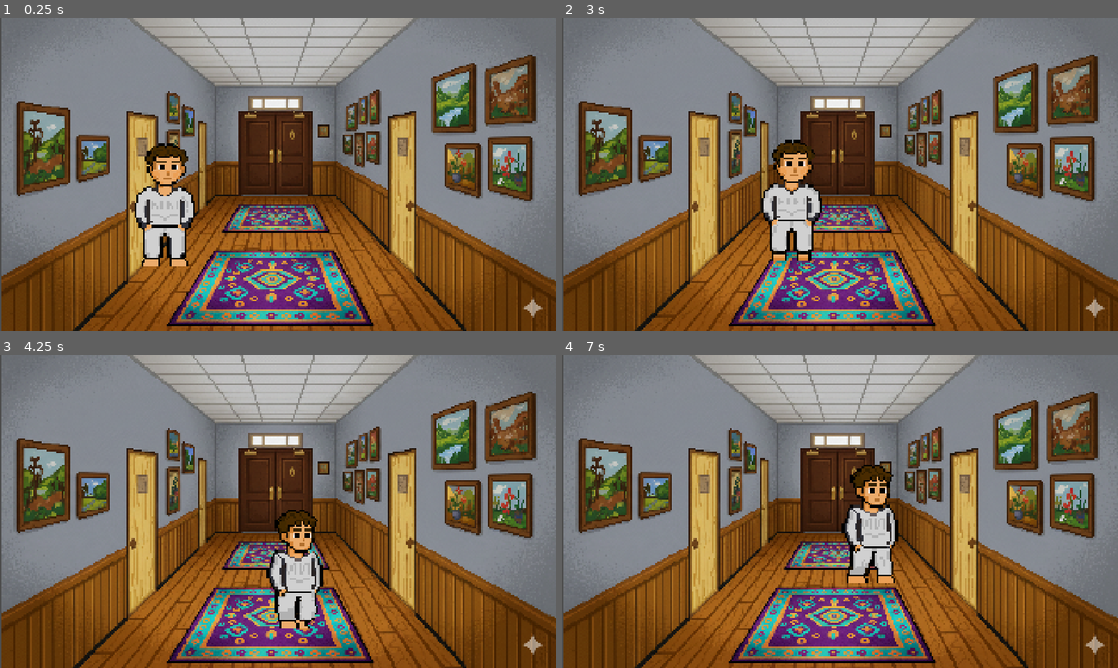
Above: before the commit, frames 1-4 (two rows, left to right).
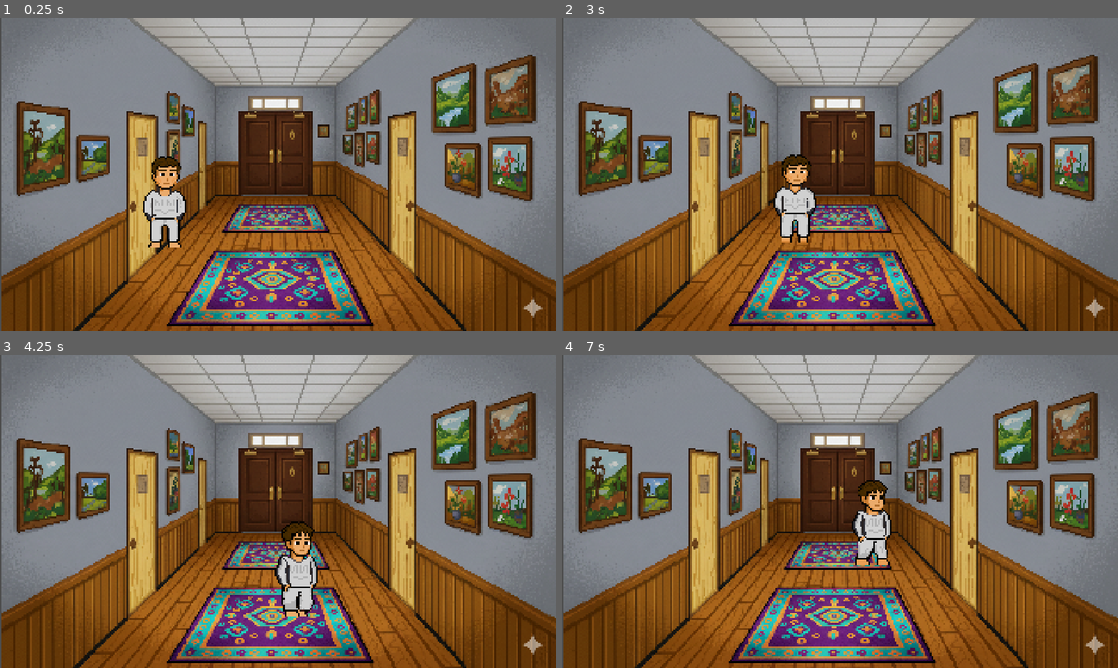
Above: after the commit, the same moments.

Repository: jacclelol/CodeBreaker-v.-2
Game: Godot game, scene res://scenes/chodba.tscn
Two runs of this game, one before a commit and one after it. Both use one fixed random seed, a clock stepped at 60 frames per second and the inputs below. This scene is started directly instead of the project's main scene. The engine's default icon, where the game draws it, is replaced by a stand-in: a white triangle on a blue panel in a dark square.
Inputs (mouse positions are in pixels of both pictures, inside the frame that each line leads up to):
- Up to frame 1 (0.25 s): no input
- Up to frame 2 (3 s): move the mouse to (962, 187) at 0.52 s; press the mouse at (962, 187) at 0.53 s; move the mouse to (840, 149) at 1.27 s; release the mouse at (840, 149) at 1.28 s; tap E (open_inv) at 1.35, 2.85 s; click (840, 149) at 1.42 s; tap Enter at 2 s; move the mouse to (895, 105) at 2.02 s; press the mouse at (895, 105) at 2.03 s; tap Space at 2.75 s; move the mouse to (812, 237) at 2.77 s; release the mouse at (812, 237) at 2.78 s; click (812, 237) at 2.92 s
- Up to frame 3 (4.25 s): move the mouse to (444, 558) at 3.52 s; press the mouse at (444, 558) at 3.53 s
- Up to frame 4 (7 s): move the mouse to (673, 464) at 4.27 s; release the mouse at (673, 464) at 4.28 s; tap E (open_inv) at 4.35, 5.85 s; click (673, 464) at 4.42 s; tap Enter at 5 s; move the mouse to (867, 511) at 5.02 s; press the mouse at (867, 511) at 5.03 s; tap Space at 5.75 s; move the mouse to (756, 433) at 5.77 s; release the mouse at (756, 433) at 5.78 s; click (756, 433) at 5.92 s; move the mouse to (962, 495) at 6.52 s; press the mouse at (962, 495) at 6.53 s

The runs differ from the first frame. In frame 1, 2.3% of the frame differs, in the area x 24-35%, y 40-80%; in frame 2, 2.2%; in frame 3, 1.9%; in frame 4, 2.2%.

Commit message:
Upravy, spouuusta novinek fakt

Diff:
--- /dev/null
+++ b/PlayerData.gd
@@ -0,0 +1,7 @@
+extends Node
+
+var clothes = "pyjamas"
+var maobleceni = false
+var ma_klic: bool = false
+var inventar: Array = []
+# var velikost_postavy: Vector2 = ... (pokud by sis chtěl pamatovat i to zmenšování)
--- a/player/player.gd
+++ b/player/player.gd
@@ -7,13 +7,12 @@
 var is_moving = false
 var is_changing = false
 var pending_action: Callable = Callable()
-var clothes = "pyjamas"
 var is_clothed = false
 var interaction_distance: float = 60.0
 
 func _ready() -> void:
 	destination = position
-	anim_sprite.play(clothes + "_idle")
+	anim_sprite.play(PlayerData.clothes + "_idle")
 	if not anim_sprite.animation_finished.is_connected(_on_animation_finished):
 		anim_sprite.animation_finished.connect(_on_animation_finished)
 
@@ -56,7 +55,7 @@
 	velocity = Vector2.ZERO
 	is_moving = false
 
-	anim_sprite.play(clothes + "_idle")
+	anim_sprite.play(PlayerData.clothes + "_idle")
 	if success and pending_action.is_valid():
 		pending_action.call()
 	pending_action = Callable()
@@ -70,15 +69,15 @@
 
 	if abs(dir.x) > abs(dir.y):
 		if dir.x > 0:
-			dir_name = clothes + "_right"
+			dir_name = PlayerData.clothes + "_right"
 		else:
-			dir_name = clothes + "_left"
+			dir_name = PlayerData.clothes + "_left"
 	else:
 		# Jinak jdeme nahoru nebo dolů
 		if dir.y > 0:
-			dir_name = clothes + "_down"
+			dir_name = PlayerData.clothes + "_down"
 		else:
-			dir_name = clothes + "_up"
+			dir_name = PlayerData.clothes + "_up"
 
 	anim_sprite.play(dir_name)
 
@@ -99,9 +98,11 @@
 		anim_sprite.play("clothes_reveal")
 	elif anim_sprite.animation == "clothes_reveal":
 		is_changing = false
-		clothes = "normal"
+		PlayerData.clothes = "normal"
 		is_clothed = true
-		anim_sprite.play(clothes + "_idle")
+		anim_sprite.play(PlayerData.clothes + "_idle")
+	if is_clothed:
+		PlayerData.maobleceni = true
 
 func show_dialog(text, time):
 	Dialog.text = text
--- a/player/player.tscn
+++ b/player/player.tscn
@@ -799,10 +799,6 @@
 "speed": 5.0
 }]
 
-[sub_resource type="CapsuleShape2D" id="CapsuleShape2D_4flbx"]
-radius = 18.75
-height = 83.5
-
 [sub_resource type="LabelSettings" id="LabelSettings_dw050"]
 font = ExtResource("13_urp6f")
 font_size = 25
@@ -814,6 +810,7 @@
 
 [node name="Player" type="CharacterBody2D" unique_id=2126841024 groups=["player"]]
 texture_filter = 1
+position = Vector2(1, -79)
 script = ExtResource("1_onrkg")
 speed = 250.0
 
@@ -823,12 +820,6 @@
 sprite_frames = SubResource("SpriteFrames_2hs0m")
 animation = &"normal_right"
 frame_progress = 0.18287212
-
-[node name="CollisionShape2D" type="CollisionShape2D" parent="." unique_id=1484648158]
-position = Vector2(-0.5, 16.5)
-scale = Vector2(2, 2)
-shape = SubResource("CapsuleShape2D_4flbx")
-disabled = true
 
 [node name="Camera2D" type="Camera2D" parent="." unique_id=1787073592]
 limit_left = 0
@@ -843,6 +834,7 @@
 anchors_preset = 0
 offset_right = 40.0
 offset_bottom = 40.0
+metadata/_edit_use_anchors_ = true
 
 [node name="Label" type="Label" parent="Dialog" unique_id=445384841]
 texture_filter = 1
--- a/project.godot
+++ b/project.godot
@@ -16,7 +16,7 @@
 
 config/name="CodeBreaker v2"
 run/main_scene="uid://bec4d1tjk2g2q"
-config/features=PackedStringArray("4.5", "Forward Plus")
+config/features=PackedStringArray("4.6", "Forward Plus")
 config/icon="res://icon.svg"
 
 [autoload]
@@ -25,6 +25,7 @@
 Inventory="*res://player/Inventory/inventory.tscn"
 GlobalItems="*res://player/Inventory/GlobalItems.gd"
 SceneManager="*res://SceneManager.gd"
+PlayerData="*uid://t6s48owywk73"
 
 [display]
 
--- a/scenes/chodba.tscn
+++ b/scenes/chodba.tscn
@@ -1,9 +1,10 @@
-[gd_scene load_steps=9 format=3 uid="uid://wmggbdwbqa28"]
+[gd_scene format=3 uid="uid://wmggbdwbqa28"]
 
 [ext_resource type="Script" uid="uid://tmomr4acaw5w" path="res://scenes/1/main_scene.gd" id="1_efo6h"]
 [ext_resource type="PackedScene" uid="uid://bf8ctexfk0mg4" path="res://player/player.tscn" id="2_jdeig"]
 [ext_resource type="Texture2D" uid="uid://ca05n6gvcdbv7" path="res://assets/sprites/backgrounds/chodba.png" id="2_q55uh"]
 [ext_resource type="PackedScene" uid="uid://cn621y7agcojn" path="res://scenes/objects/door/door.tscn" id="3_q55uh"]
+[ext_resource type="Script" uid="uid://cqpux3fq4b55w" path="res://scenes/zona.gd" id="5_q55uh"]
 
 [sub_resource type="WorldBoundaryShape2D" id="WorldBoundaryShape2D_gyfs4"]
 normal = Vector2(-0.00035735828, -0.9999999)
@@ -21,45 +22,71 @@
 normal = Vector2(-0.6236804, 0.78167945)
 distance = 39.801968
 
-[node name="Node2D" type="Node2D"]
+[sub_resource type="RectangleShape2D" id="RectangleShape2D_q55uh"]
+size = Vector2(739.623, 122.699)
+
+[node name="Node2D" type="Node2D" unique_id=934574823]
 script = ExtResource("1_efo6h")
 
-[node name="Background" type="Sprite2D" parent="."]
+[node name="Background" type="Sprite2D" parent="." unique_id=1156283070]
 position = Vector2(962.75006, 533)
 scale = Vector2(1.4244791, 1.4244791)
 texture = ExtResource("2_q55uh")
 
-[node name="Player" parent="." instance=ExtResource("2_jdeig")]
+[node name="Player" parent="." unique_id=1240927427 instance=ExtResource("2_jdeig")]
 z_index = 1
 position = Vector2(571.00006, 612)
 scale = Vector2(2.67, 2.67)
 
-[node name="borders" type="StaticBody2D" parent="."]
+[node name="borders" type="StaticBody2D" parent="." unique_id=937762760]
 position = Vector2(-25, -10)
 
-[node name="CollisionShape2D" type="CollisionShape2D" parent="borders"]
+[node name="CollisionShape2D" type="CollisionShape2D" parent="borders" unique_id=197893292]
 position = Vector2(981, 501)
 rotation = -3.138214
 shape = SubResource("WorldBoundaryShape2D_gyfs4")
 
-[node name="CollisionShape2D2" type="CollisionShape2D" parent="borders"]
+[node name="CollisionShape2D2" type="CollisionShape2D" parent="borders" unique_id=2108917012]
 position = Vector2(980, 1167)
 shape = SubResource("WorldBoundaryShape2D_d5x1h")
 
-[node name="CollisionShape2D3" type="CollisionShape2D" parent="borders"]
+[node name="CollisionShape2D3" type="CollisionShape2D" parent="borders" unique_id=1153958344]
 position = Vector2(156, 940)
 shape = SubResource("WorldBoundaryShape2D_8mm7a")
 
-[node name="CollisionShape2D4" type="CollisionShape2D" parent="borders"]
+[node name="CollisionShape2D4" type="CollisionShape2D" parent="borders" unique_id=1767169890]
 position = Vector2(1822, 1027)
 shape = SubResource("WorldBoundaryShape2D_hq1ik")
 
-[node name="Door" parent="." instance=ExtResource("3_q55uh")]
+[node name="Door" parent="." unique_id=1963259980 instance=ExtResource("3_q55uh")]
 position = Vector2(1342, 427)
 scale = Vector2(2.8799987, 4.3199997)
 target_scene_path = "res://scenes/kuchyn.tscn"
 
-[node name="Door2" parent="." instance=ExtResource("3_q55uh")]
+[node name="Door2" parent="." unique_id=186210289 instance=ExtResource("3_q55uh")]
 position = Vector2(878.00006, 323.99997)
 scale = Vector2(5.4283314, 3.5836883)
 target_scene_path = "uid://bjlb2smr3jmkn"
+
+[node name="Zona" type="Area2D" parent="." unique_id=350883714 node_paths=PackedStringArray("blizko", "daleko")]
+position = Vector2(929, 684)
+script = ExtResource("5_q55uh")
+blizko = NodePath("blizko")
+daleko = NodePath("daleko")
+max_velikost = Vector2(2.6, 2.6)
+min_velikost = Vector2(1.25, 1.25)
+
+[node name="blizko" type="Marker2D" parent="Zona" unique_id=1378505001]
+position = Vector2(24, 386)
+
+[node name="daleko" type="Marker2D" parent="Zona" unique_id=1749569863]
+position = Vector2(36, -665)
+
+[node name="CollisionShape2D" type="CollisionShape2D" parent="Zona" unique_id=815010656]
+position = Vector2(32.99994, -146)
+rotation = -3.1415925
+scale = Vector2(2.6094375, 8.802029)
+shape = SubResource("RectangleShape2D_q55uh")
+
+[connection signal="body_entered" from="Zona" to="Zona" method="_on_body_entered"]
+[connection signal="body_exited" from="Zona" to="Zona" method="_on_body_exited"]
--- a/scenes/objects/door/door.gd
+++ b/scenes/objects/door/door.gd
@@ -14,6 +14,12 @@
 		var player = get_tree().get_first_node_in_group("player")
 
 		if player:
-			player.move_and_interact(global_position, Callable(self, "change_scene_action"))
+			if PlayerData.maobleceni:
+				player.move_and_interact(global_position, Callable(self, "change_scene_action"))
+			else:
+				var dialog_akce = Callable(player, "show_dialog").bind("Nemám oblečení!", 2)
+				player.move_and_interact(global_position, dialog_akce)
+
+
 		else:
 			print("Chyba: Hráč nebyl nalezen ve skupině 'Player'")
--- a/scenes/objects/door/door.tscn
+++ b/scenes/objects/door/door.tscn
@@ -1,14 +1,15 @@
-[gd_scene load_steps=3 format=3 uid="uid://cn621y7agcojn"]
+[gd_scene format=3 uid="uid://cn621y7agcojn"]
 
 [ext_resource type="Script" uid="uid://4r4luume5syx" path="res://scenes/objects/door/door.gd" id="1_ba8gm"]
 
 [sub_resource type="RectangleShape2D" id="RectangleShape2D_hun61"]
 size = Vector2(47, 94)
 
-[node name="Door" type="Area2D"]
+[node name="Door" type="Area2D" unique_id=1080213305]
 script = ExtResource("1_ba8gm")
+target_scene_path = null
 
-[node name="CollisionShape2D" type="CollisionShape2D" parent="."]
+[node name="CollisionShape2D" type="CollisionShape2D" parent="." unique_id=1702926490]
 position = Vector2(13.5, 37)
 shape = SubResource("RectangleShape2D_hun61")
 
--- a/scenes/pred-skolou.tscn
+++ b/scenes/pred-skolou.tscn
@@ -21,40 +21,40 @@
 normal = Vector2(-0.6236804, 0.78167945)
 distance = 39.801968
 
-[node name="Node2D" type="Node2D"]
+[node name="Node2D" type="Node2D" unique_id=311498427]
 script = ExtResource("1_uh1yj")
 
-[node name="Player" parent="." instance=ExtResource("3_1pcc7")]
+[node name="Player" parent="." unique_id=2134664409 instance=ExtResource("3_1pcc7")]
 z_index = 1
 position = Vector2(1677, 819.00006)
 scale = Vector2(2.67, 2.67)
 
-[node name="borders" type="StaticBody2D" parent="."]
+[node name="borders" type="StaticBody2D" parent="." unique_id=2122038326]
 position = Vector2(-25, -10)
 
-[node name="CollisionShape2D" type="CollisionShape2D" parent="borders"]
-position = Vector2(981, 501)
+[node name="CollisionShape2D" type="CollisionShape2D" parent="borders" unique_id=268492090]
+position = Vector2(1067, 758)
 rotation = -3.138214
 shape = SubResource("WorldBoundaryShape2D_gyfs4")
 
-[node name="CollisionShape2D2" type="CollisionShape2D" parent="borders"]
+[node name="CollisionShape2D2" type="CollisionShape2D" parent="borders" unique_id=1106163421]
 position = Vector2(980, 1167)
 shape = SubResource("WorldBoundaryShape2D_d5x1h")
 
-[node name="CollisionShape2D3" type="CollisionShape2D" parent="borders"]
+[node name="CollisionShape2D3" type="CollisionShape2D" parent="borders" unique_id=1288590578]
 position = Vector2(156, 940)
 shape = SubResource("WorldBoundaryShape2D_8mm7a")
 
-[node name="CollisionShape2D4" type="CollisionShape2D" parent="borders"]
+[node name="CollisionShape2D4" type="CollisionShape2D" parent="borders" unique_id=1962767439]
 position = Vector2(1822, 1027)
 shape = SubResource("WorldBoundaryShape2D_hq1ik")
 
-[node name="Door" parent="." instance=ExtResource("4_n4wxq")]
+[node name="Door" parent="." unique_id=1741418424 instance=ExtResource("4_n4wxq")]
 position = Vector2(923, 482)
 scale = Vector2(7.280001, 4.68)
 target_scene_path = "uid://d04omfqym3rlv"
 
-[node name="GeminiGeneratedImageHwgvn2Hwgvn2Hwgv" type="Sprite2D" parent="."]
+[node name="GeminiGeneratedImageHwgvn2Hwgvn2Hwgv" type="Sprite2D" parent="." unique_id=761767833]
 z_index = -1
 position = Vector2(1029, 531)
 scale = Vector2(1.4941521, 1.3788265)
--- a/scenes/skola-chodba.tscn
+++ b/scenes/skola-chodba.tscn
@@ -1,78 +1,84 @@
-[gd_scene load_steps=9 format=3 uid="uid://d04omfqym3rlv"]
+[gd_scene format=3 uid="uid://d04omfqym3rlv"]
 
 [ext_resource type="Script" uid="uid://tmomr4acaw5w" path="res://scenes/1/main_scene.gd" id="1_qyc43"]
 [ext_resource type="PackedScene" uid="uid://bf8ctexfk0mg4" path="res://player/player.tscn" id="2_4ydxl"]
 [ext_resource type="PackedScene" uid="uid://cn621y7agcojn" path="res://scenes/objects/door/door.tscn" id="3_p8671"]
 [ext_resource type="Texture2D" uid="uid://cn315cjufv7kr" path="res://scenes/Gemini_Generated_Image_hgp5f6hgp5f6hgp5.png" id="4_qyc43"]
-
-[sub_resource type="WorldBoundaryShape2D" id="WorldBoundaryShape2D_gyfs4"]
-normal = Vector2(-0.00035735828, -0.9999999)
-distance = 77.9657
-
-[sub_resource type="WorldBoundaryShape2D" id="WorldBoundaryShape2D_d5x1h"]
-normal = Vector2(0.00523553, -0.99998623)
-distance = 94.11372
-
-[sub_resource type="WorldBoundaryShape2D" id="WorldBoundaryShape2D_8mm7a"]
-normal = Vector2(0.6129971, 0.79008514)
-distance = 124.32381
+[ext_resource type="Script" uid="uid://cqpux3fq4b55w" path="res://scenes/zona.gd" id="5_4ydxl"]
 
 [sub_resource type="WorldBoundaryShape2D" id="WorldBoundaryShape2D_hq1ik"]
 normal = Vector2(-0.6236804, 0.78167945)
 distance = 39.801968
 
-[node name="Node2D" type="Node2D"]
+[sub_resource type="RectangleShape2D" id="RectangleShape2D_p8671"]
+size = Vector2(739.623, 122.699)
+
+[node name="Node2D" type="Node2D" unique_id=1707136307]
 script = ExtResource("1_qyc43")
 
-[node name="Player" parent="." instance=ExtResource("2_4ydxl")]
+[node name="Player" parent="." unique_id=722477823 instance=ExtResource("2_4ydxl")]
 z_index = 1
 position = Vector2(1009.0001, 811.00006)
 scale = Vector2(2.67, 2.67)
 
-[node name="borders" type="StaticBody2D" parent="."]
-position = Vector2(-25, -10)
+[node name="borders" type="StaticBody2D" parent="." unique_id=1164854816]
+position = Vector2(-29, 37)
 
-[node name="CollisionShape2D" type="CollisionShape2D" parent="borders"]
-position = Vector2(981, 501)
-rotation = -3.138214
-shape = SubResource("WorldBoundaryShape2D_gyfs4")
-
-[node name="CollisionShape2D2" type="CollisionShape2D" parent="borders"]
-position = Vector2(980, 1167)
-shape = SubResource("WorldBoundaryShape2D_d5x1h")
-
-[node name="CollisionShape2D3" type="CollisionShape2D" parent="borders"]
-position = Vector2(156, 940)
-shape = SubResource("WorldBoundaryShape2D_8mm7a")
-
-[node name="CollisionShape2D4" type="CollisionShape2D" parent="borders"]
-position = Vector2(1822, 1027)
+[node name="CollisionShape2D4" type="CollisionShape2D" parent="borders" unique_id=1944173387]
+position = Vector2(413.00003, 647)
+rotation = -1.0129061
 shape = SubResource("WorldBoundaryShape2D_hq1ik")
 
-[node name="Door" parent="." instance=ExtResource("3_p8671")]
+[node name="CollisionPolygon2D" type="CollisionPolygon2D" parent="borders" unique_id=547352682]
+polygon = PackedVector2Array(1150, 61, 1122, 747, 2100, 863, 2093, -14)
+
+[node name="Door" parent="." unique_id=1503405220 instance=ExtResource("3_p8671")]
 position = Vector2(-43.000023, 421.00003)
 rotation = -0.26637846
 scale = Vector2(4.1850324, 5.081312)
 target_scene_path = "uid://dgdql335cmjhg"
 
-[node name="Door2" parent="." instance=ExtResource("3_p8671")]
+[node name="Door2" parent="." unique_id=1674907860 instance=ExtResource("3_p8671")]
 position = Vector2(888, 334)
 scale = Vector2(6.0800014, 3.2799997)
 target_scene_path = "uid://b4gyr3yx5lww2"
 
-[node name="Door3" parent="." instance=ExtResource("3_p8671")]
+[node name="Door3" parent="." unique_id=1690190886 instance=ExtResource("3_p8671")]
 position = Vector2(687, 362)
 scale = Vector2(1.7600012, 3.2799997)
 target_scene_path = "uid://ce5gc3ys2qx4p"
 
-[node name="Door4" parent="." instance=ExtResource("3_p8671")]
-position = Vector2(1425.0001, 855)
+[node name="Door4" parent="." unique_id=318968505 instance=ExtResource("3_p8671")]
+position = Vector2(1614.0002, 756)
 rotation = 0.10258657
 scale = Vector2(7.8400035, 3.2799997)
 target_scene_path = "uid://orrqkoum3p25"
 
-[node name="GeminiGeneratedImageHgp5f6Hgp5f6Hgp5" type="Sprite2D" parent="."]
+[node name="GeminiGeneratedImageHgp5f6Hgp5f6Hgp5" type="Sprite2D" parent="." unique_id=1391399530]
 z_index = -1
 position = Vector2(1037.0001, 553)
 scale = Vector2(1.5091242, 1.3692602)
 texture = ExtResource("4_qyc43")
+
+[node name="Zona" type="Area2D" parent="." unique_id=1747636641 node_paths=PackedStringArray("blizko", "daleko")]
+position = Vector2(929, 684)
+script = ExtResource("5_4ydxl")
+blizko = NodePath("blizko")
+daleko = NodePath("daleko")
+max_velikost = Vector2(3, 3)
+min_velikost = Vector2(0.7, 0.7)
+
+[node name="blizko" type="Marker2D" parent="Zona" unique_id=1586743788]
+position = Vector2(24, 386)
+
+[node name="daleko" type="Marker2D" parent="Zona" unique_id=1229925883]
+position = Vector2(36, -665)
+
+[node name="CollisionShape2D" type="CollisionShape2D" parent="Zona" unique_id=1303556462]
+position = Vector2(32.99994, -146)
+rotation = -3.1415925
+scale = Vector2(2.6094375, 8.802029)
+shape = SubResource("RectangleShape2D_p8671")
+
+[connection signal="body_entered" from="Zona" to="Zona" method="_on_body_entered"]
+[connection signal="body_exited" from="Zona" to="Zona" method="_on_body_exited"]
--- a/scenes/ucebna.tscn
+++ b/scenes/ucebna.tscn
@@ -21,41 +21,41 @@
 normal = Vector2(-0.6236804, 0.78167945)
 distance = 39.801968
 
-[node name="Node2D" type="Node2D"]
+[node name="Node2D" type="Node2D" unique_id=1129991060]
 script = ExtResource("1_2lltc")
 
-[node name="Player" parent="." instance=ExtResource("2_n46os")]
+[node name="Player" parent="." unique_id=1991805394 instance=ExtResource("2_n46os")]
 z_index = 1
 position = Vector2(1198, 629)
 scale = Vector2(2.67, 2.67)
 
-[node name="borders" type="StaticBody2D" parent="."]
+[node name="borders" type="StaticBody2D" parent="." unique_id=1812979043]
 position = Vector2(-25, -10)
 
-[node name="CollisionShape2D" type="CollisionShape2D" parent="borders"]
+[node name="CollisionShape2D" type="CollisionShape2D" parent="borders" unique_id=895297587]
 position = Vector2(981, 501)
 rotation = -3.138214
 shape = SubResource("WorldBoundaryShape2D_gyfs4")
 
-[node name="CollisionShape2D2" type="CollisionShape2D" parent="borders"]
+[node name="CollisionShape2D2" type="CollisionShape2D" parent="borders" unique_id=1824530144]
 position = Vector2(980, 1167)
 shape = SubResource("WorldBoundaryShape2D_d5x1h")
 
-[node name="CollisionShape2D3" type="CollisionShape2D" parent="borders"]
+[node name="CollisionShape2D3" type="CollisionShape2D" parent="borders" unique_id=424051895]
 position = Vector2(156, 940)
 shape = SubResource("WorldBoundaryShape2D_8mm7a")
 
-[node name="CollisionShape2D4" type="CollisionShape2D" parent="borders"]
+[node name="CollisionShape2D4" type="CollisionShape2D" parent="borders" unique_id=1608035697]
 position = Vector2(1822, 1027)
 shape = SubResource("WorldBoundaryShape2D_hq1ik")
 
-[node name="Door" parent="." instance=ExtResource("3_mpimq")]
+[node name="Door" parent="." unique_id=737854813 instance=ExtResource("3_mpimq")]
 position = Vector2(1037.0001, 1043)
 rotation = -1.5790012
 scale = Vector2(2.8799987, 4.3199997)
 target_scene_path = "uid://d04omfqym3rlv"
 
-[node name="GeminiGeneratedImageNjfusmnjfusmnjfu" type="Sprite2D" parent="."]
+[node name="GeminiGeneratedImageNjfusmnjfusmnjfu" type="Sprite2D" parent="." unique_id=1813740502]
 z_index = -1
 position = Vector2(1021.2435, 526)
 scale = Vector2(1.5129534, 1.4270834)
--- a/scenes/venku.tscn
+++ b/scenes/venku.tscn
@@ -14,47 +14,39 @@
 distance = 94.11372
 
 [sub_resource type="WorldBoundaryShape2D" id="WorldBoundaryShape2D_8mm7a"]
-normal = Vector2(0.6129971, 0.79008514)
-distance = 124.32381
+normal = Vector2(0.99963886, -0.026872013)
+distance = 106.71599
 
-[sub_resource type="WorldBoundaryShape2D" id="WorldBoundaryShape2D_hq1ik"]
-normal = Vector2(-0.6236804, 0.78167945)
-distance = 39.801968
-
-[node name="Node2D" type="Node2D"]
+[node name="Node2D" type="Node2D" unique_id=1852530301]
 script = ExtResource("1_73vfv")
 
-[node name="Player" parent="." instance=ExtResource("3_mi7ls")]
+[node name="Player" parent="." unique_id=1082788692 instance=ExtResource("3_mi7ls")]
 z_index = 1
 position = Vector2(109, 608.00006)
 scale = Vector2(2.67, 2.67)
 
-[node name="borders" type="StaticBody2D" parent="."]
+[node name="borders" type="StaticBody2D" parent="." unique_id=2052601891]
 position = Vector2(-25, -10)
 
-[node name="CollisionShape2D" type="CollisionShape2D" parent="borders"]
-position = Vector2(981, 501)
+[node name="CollisionShape2D" type="CollisionShape2D" parent="borders" unique_id=67950446]
+position = Vector2(1034, 522.99994)
 rotation = -3.138214
 shape = SubResource("WorldBoundaryShape2D_gyfs4")
 
-[node name="CollisionShape2D2" type="CollisionShape2D" parent="borders"]
-position = Vector2(980, 1167)
+[node name="CollisionShape2D2" type="CollisionShape2D" parent="borders" unique_id=300464087]
+position = Vector2(1125, 1022)
 shape = SubResource("WorldBoundaryShape2D_d5x1h")
 
-[node name="CollisionShape2D3" type="CollisionShape2D" parent="borders"]
-position = Vector2(156, 940)
+[node name="CollisionShape2D3" type="CollisionShape2D" parent="borders" unique_id=76131272]
+position = Vector2(8, 903)
 shape = SubResource("WorldBoundaryShape2D_8mm7a")
 
-[node name="CollisionShape2D4" type="CollisionShape2D" parent="borders"]
-position = Vector2(1822, 1027)
-shape = SubResource("WorldBoundaryShape2D_hq1ik")
-
-[node name="Door" parent="." instance=ExtResource("4_uvn7b")]
-position = Vector2(1826.0001, 511)
+[node name="Door" parent="." unique_id=541771830 instance=ExtResource("4_uvn7b")]
+position = Vector2(1815.0001, 496)
 scale = Vector2(2.8799987, 4.3199997)
 target_scene_path = "uid://b3sdg32vxpqxx"
 
-[node name="GeminiGeneratedImageAq9Jmtaq9Jmtaq9j" type="Sprite2D" parent="."]
+[node name="GeminiGeneratedImageAq9Jmtaq9Jmtaq9j" type="Sprite2D" parent="." unique_id=648758065]
 z_index = -1
 position = Vector2(1026, 545)
 scale = Vector2(0.7454545, 0.70117193)
--- /dev/null
+++ b/scenes/zona.gd
@@ -0,0 +1,51 @@
+extends Area2D
+
+# Zde si v Inspectoru přiřadíš tvé dva Marker2D uzly
+@export var blizko: Marker2D
+@export var daleko: Marker2D
+
+# Nastavení velikostí
+@export var max_velikost: Vector2 = Vector2(1.0, 1.0)
+@export var min_velikost: Vector2 = Vector2(0.4, 0.4)
+
+var hrac = null
+
+func _process(_delta):
+	# Pokud je hráč v zóně a máme nastavené body, počítáme velikost
+	if hrac and blizko and daleko:
+		var start = blizko.global_position
+		var konec = daleko.global_position
+
+		# Matematika pro výpočet pozice mezi dvěma body (funguje pro jakýkoliv směr)
+		var vektor_chodby = konec - start
+		var vektor_hrace = hrac.global_position - start
+
+		var delka_chodby = vektor_chodby.length()
+		var smer_chodby = vektor_chodby.normalized()
+
+		# Zjistíme, jak daleko (0.0 až 1.0) je hráč podél naší pomyslné čáry
+		var vzdalenost_na_primce = vektor_hrace.dot(smer_chodby)
+		var procento = vzdalenost_na_primce / delka_chodby
+
+		# Ořízneme hodnotu, aby nebyla menší než 0 nebo větší než 1
+		procento = clamp(procento, 0.0, 1.0)
+
+		# Změníme velikost hráče (lerp plynule přejde z jedné hodnoty do druhé)
+		hrac.scale = max_velikost.lerp(min_velikost, procento)
+
+
+# --- SIGNÁLY ---
+# Nezapomeň tyto dvě funkce propojit přes záložku Node -> Signals vpravo!
+
+func _on_body_entered(body):
+	# Předpokládáme, že tvůj hráč se jmenuje "Player".
+	# Můžeš to změnit podle sebe, nebo použít skupiny (body.is_in_group("hrac"))
+	if body.name == "Player":
+		hrac = body
+	print("Do zóny vošiel objekt: ", body.name) # Vypíše všetko, čo do zóny vstúpi
+
+func _on_body_exited(body):
+	if body == hrac:
+		hrac = null
+		# Zde můžeš volitelně vrátit velikost zpět na normál, pokud zónu opustí
+		# body.scale = max_velikost
Not shown, added: PlayerData.gd.uid
Not shown, changed: assets/sprites/objects/věšák.png.import
Not shown: 1 places in scenes/pred-skolou.tscn that only renumber resources
Not shown: 1 places in scenes/ucebna.tscn that only renumber resources
Not shown: 1 places in scenes/venku.tscn that only renumber resources
Not shown, added: scenes/zona.gd.uid
